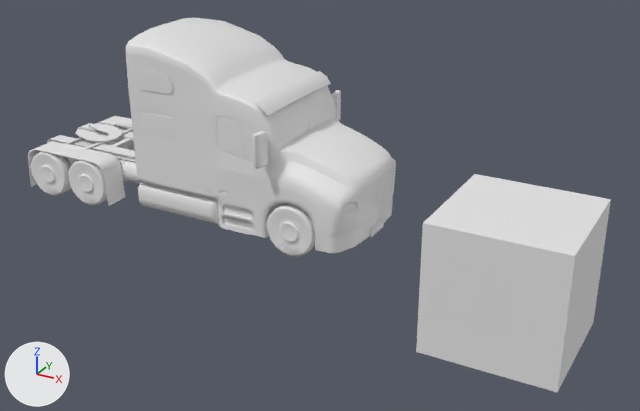
A saved change to the Blender file Semi.blend.
Rendered twice from a 50 mm lens placed at (7.93, -10.97, 5.91), pointed at (1.9, 0.0, 0.42). Lighting does not change. The marker at lower left points along +X, +Y and +Z. The picture after the commit comes second.

Script lines for the objects in view, before the commit:
```python
me_cube = bpy.data.meshes.new('Cube')
me_cube.from_pydata(...)  # a box spanning x -1.0..1.0, y -1.0..1.0, z -1.0..1.0
me_cube_003 = bpy.data.meshes.new('Cube.003')
me_cube_003.from_pydata(...)  # 1511 vertices, 1375 faces; spans x -3.23..2.91, y 0.0..1.25, z 0.09..2.95
me_cube_003.materials.append(mat_material_002)  # white #e7e7e7
me_torus = bpy.data.meshes.new('Torus')
me_torus.from_pydata(...)  # 764 vertices, 729 faces; spans x -3.15..2.34, y 0.0..1.02, z 0.0..0.8
me_torus.materials.append(mat_tire)  # its picture is missing
ob_cube = bpy.data.objects.new('Cube', me_cube)
ob_cube.location = (5.0, 0.0, 0.0)
ob_torus = bpy.data.objects.new('Torus', me_torus)
ob_torus.location = (0.0, 0.0, 0.0)
_m = ob_torus.modifiers.new('Mirror', 'MIRROR')
_m.use_axis = (False, True, False)
_m.use_clip = True
ob_truck = bpy.data.objects.new('Truck', me_cube_003)
ob_truck.location = (0.0, 0.0, 0.0)
_m = ob_truck.modifiers.new('Mirror', 'MIRROR')
_m.use_axis = (False, True, False)
```
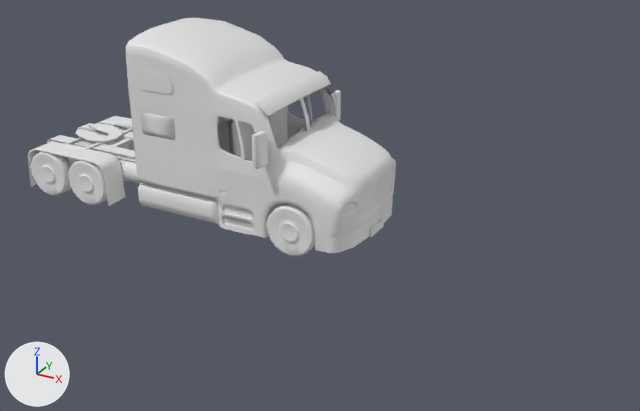
What differs and where, as boxes [x1, y1, x2, y2] in the pictures (640 x 411 px):
'Cube', deleted
    before: [416, 174, 611, 393]
'Truck_Inside', added
    after: [141, 86, 336, 163]
part 1 of me_cube_003, cut back
    before: [217, 86, 336, 163]
part 2 of me_cube_003, deleted
    before: [141, 112, 175, 139]

The change, as a list of edits to the scene's bpy script:
```text
Change me_cube_003:
    used by ob_truck; location = (0.0, 0.0, 0.0)
    remove me_cube_003.from_pydata(...)  # 1511 vertices, 1375 faces; spans x -3.23..2.91, y 0.0..1.25, z 0.09..2.95
    add me_cube_003.from_pydata(...)  # 1468 vertices, 1302 faces; spans x -3.23..2.91, y 0.0..1.25, z 0.09..2.95
    me_cube_003 part 1
    33 vertices are removed from x 0.8..1.69, y 0.36..1.0, z 1.38..1.99
    59 faces are deleted
    4 vertices move from x 1.55..1.6, y 0.95..0.96, z 1.48..1.55 to x 1.55..1.6, y 0.97, z 1.48..1.55
    me_cube_003 part 2
    10 vertices are removed from x -0.61..-0.03, y 1.01, z 1.49..1.81
    14 faces are deleted
Add me_cube_1:
    me_cube_1.from_pydata(...)  # 837 vertices, 772 faces; spans x -2.5..2.5, y -1.0..1.0, z -1.04..1.04
    me_cube_1.materials.append(mat_material_002)  # white #e7e7e7
Remove ob_cube:
    ob_cube = bpy.data.objects.new('Cube', me_cube)
    ob_cube.location = (5.0, 0.0, 0.0)
Add ob_truck_inside:
    ob_truck_inside = bpy.data.objects.new('Truck_Inside', me_cube_1)
    ob_truck_inside.location = (0.52, 0.0, 1.85)
    ob_truck_inside.scale = (0.531, 1.0, 1.0)
```
